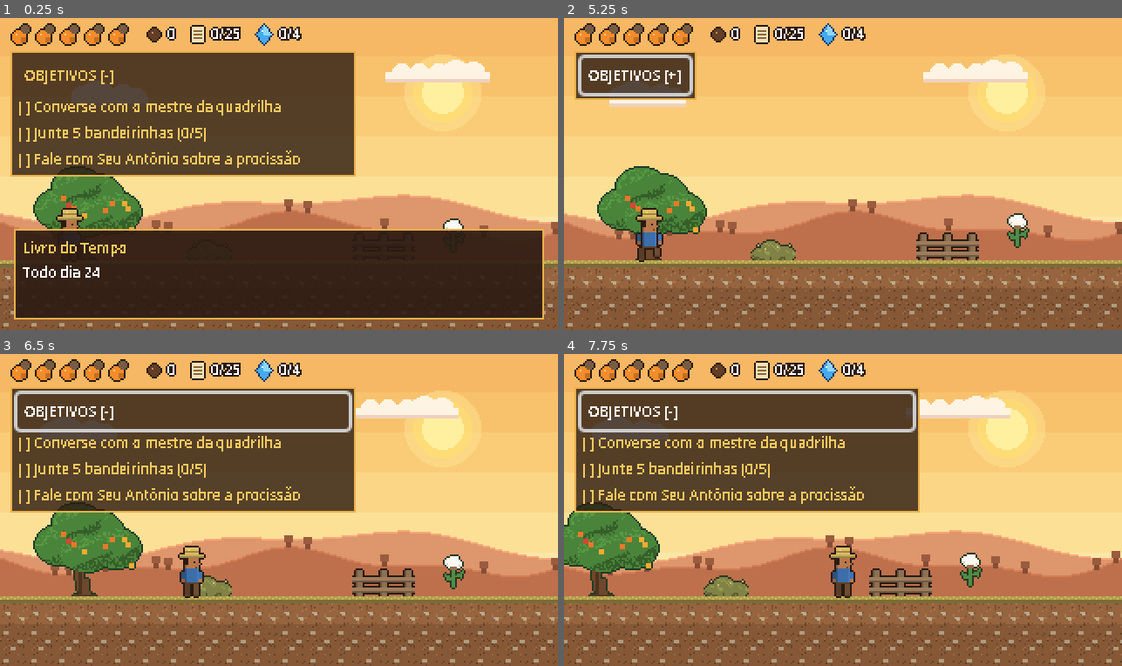
Above: before the commit, frames 1-4 (two rows, left to right).
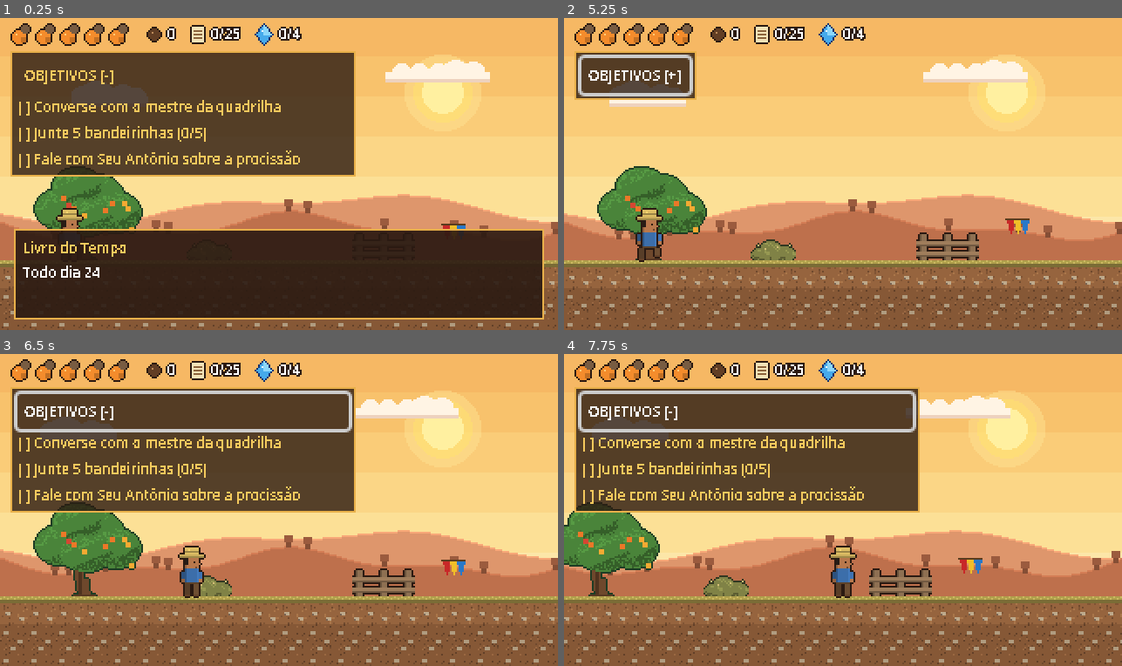
Above: after the commit, the same moments.

Repository: helicleiton/horizonte-jornada-no-tempo
Game: Godot game, scene res://scenes/levels/fase7.tscn
The game is run twice, just before and just after one commit, with the same random seed, the same clock (stepped at 60 frames per second) and the same inputs. This scene is started directly instead of the project's main scene.
Inputs (mouse positions are in pixels of both pictures, inside the frame that each line leads up to):
- Up to frame 1 (0.25 s): no input
- Up to frame 2 (5.25 s): click "OBJETIVOS [-]" at 0.5 s; click "OBJETIVOS [+]" at 1.25 s; tap Enter at 2, 5.1 s; move the mouse to (965, 158) at 2.02 s; hold D (mover_direita) 2.03-2.75 s; hold Tab (almanaque) 2.03-2.75 s; click (965, 158) at 2.17 s; tap Space (pular) at 2.27 s; drag from (731, 189) to (630, 236) at 2.77 s; move the mouse to (898, 105) at 3.52 s; hold A (mover_esquerda) 3.53-4.25 s; hold E (interagir) 3.53-4.25 s; tap Tab (almanaque) at 3.8 s; drag from (815, 236) to (1015, 236) at 4.27 s; move the mouse to (1010, 220) at 5.02 s; hold D (mover_direita) from 5.03 s (still down); hold Tab (almanaque) from 5.03 s (still down)
- Up to frame 3 (6.5 s): tap Space (pular) at 5.27 s; release D (mover_direita) at 5.75 s; release Tab (almanaque) at 5.75 s; drag from (111, 463) to (195, 432) at 5.77 s
- Up to frame 4 (7.75 s): move the mouse to (870, 510) at 6.52 s; hold D (mover_direita) 6.53-7.25 s; hold Tab (almanaque) 6.53-7.25 s; tap F at 6.6 s; click (870, 510) at 6.67 s; drag from (759, 432) to (865, 572) at 7.27 s

The runs differ from the first frame. In frame 1, 0.1% of the frame differs, in the area x 79-84%, y 64-68%; in frame 2, 0.3%; in frame 3, 0.3%, in the area x 79-84%, y 64-76%; in frame 4, 0.3%.

Commit message:
Fase 8 (dirigindo pela cidade com o Demutran), ícone das bandeirinhas e ligação da festa à fase do carro
Co-Authored-By: Claude Haiku 5.5 <noreply@anthropic.com>

Diff:
--- /dev/null
+++ b/data/dialogos_fase8.json
@@ -0,0 +1,145 @@
+{
+ "abertura": {
+  "nome": "Livro do Tempo",
+  "inicio": "a1",
+  "nos": {
+   "a1": {
+    "quem": "Livro do Tempo",
+    "fala": "Agora você vai dirigir pela cidade. Acelere com a seta para a direita e freie com a seta para a esquerda.",
+    "proximo": "a2"
+   },
+   "a2": {
+    "quem": "{nome}",
+    "fala": "Cuidado com os cones na pista!",
+    "proximo": null
+   }
+  }
+ },
+ "agente_demutran": {
+  "nome": "Agente do Demutran",
+  "inicio": "inicio",
+  "nos": {
+   "inicio": {
+    "fala": "Sou agente do DEMUTRAN, o Departamento Municipal de Trânsito e Transporte de Horizonte. Oriento motoristas e pedestres e fiscalizo as ruas.",
+    "proximo": "i2"
+   },
+   "i2": {
+    "fala": "Quer saber mais?",
+    "opcoes": [
+     {
+      "texto": "Quem o Demutran faz parte?",
+      "proximo": "p1"
+     },
+     {
+      "texto": "O que vocês fazem na cidade?",
+      "proximo": "p2"
+     },
+     {
+      "texto": "Obrigado, agente",
+      "flag": "falou_agente",
+      "proximo": null
+     }
+    ]
+   },
+   "p1": {
+    "fala": "O Demutran faz parte da Secretaria de Segurança, Cidadania, Trânsito e Transporte da Prefeitura.",
+    "proximo": "i2"
+   },
+   "p2": {
+    "fala": "Fazemos blitze educativas, como as do Carnaval, e cuidamos da sinalização das ruas.",
+    "proximo": "i2"
+   }
+  }
+ },
+ "quiz_transito": {
+  "nome": "Agente do Demutran",
+  "inicio": "inicio",
+  "condicoes": [
+   {
+    "flag": "quiz_transito_ok",
+    "no": "ja"
+   }
+  ],
+  "nos": {
+   "inicio": {
+    "fala": "Vamos a três perguntas sobre trânsito. Errou, eu repito com uma dica.",
+    "proximo": "q1"
+   },
+   "q1": {
+    "fala": "Qual órgão cuida do trânsito municipal em Horizonte?",
+    "opcoes": [
+     {
+      "texto": "O DEMUTRAN",
+      "proximo": "q2"
+     },
+     {
+      "texto": "A Secretaria de Educação",
+      "proximo": "e1"
+     },
+     {
+      "texto": "A Câmara dos Vereadores",
+      "proximo": "e1"
+     }
+    ]
+   },
+   "e1": {
+    "fala": "Não é esse. Pense no departamento que cuida das ruas e dos motoristas.",
+    "proximo": "q1"
+   },
+   "q2": {
+    "fala": "Diante de uma faixa de pedestres, o que o motorista deve fazer?",
+    "opcoes": [
+     {
+      "texto": "Acelerar para passar logo",
+      "proximo": "e2"
+     },
+     {
+      "texto": "Dar passagem ao pedestre",
+      "proximo": "q3"
+     },
+     {
+      "texto": "Buzinar para ele sair",
+      "proximo": "e2"
+     }
+    ]
+   },
+   "e2": {
+    "fala": "Quase! A faixa é do pedestre. Reduza e espere ele atravessar.",
+    "proximo": "q2"
+   },
+   "q3": {
+    "fala": "E ao ver um cone na pista?",
+    "opcoes": [
+     {
+      "texto": "Reduzir e desviar com cuidado",
+      "flag": "quiz_transito_ok",
+      "proximo": "fim"
+     },
+     {
+      "texto": "Passar em alta velocidade",
+      "proximo": "e3"
+     },
+     {
+      "texto": "Parar no meio da pista",
+      "proximo": "e3"
+     }
+    ]
+   },
+   "e3": {
+    "fala": "Não é isso. O cone sinaliza perigo: reduza e desvie com segurança.",
+    "proximo": "q3"
+   },
+   "fim": {
+    "fala": "Você acertou tudo! Dirija sempre com cuidado.",
+    "recompensa": {
+     "sementes": 10
+    },
+    "proximo": null
+   },
+   "ja": {
+    "fala": "Você já respondeu o quiz. Boa viagem!",
+    "proximo": null
+   }
+  }
+ }
+}
--- a/scenes/levels/fase7.tscn
+++ b/scenes/levels/fase7.tscn
@@ -97,6 +97,7 @@
 [node name="HUD" type="CanvasLayer" parent="."]
 script = ExtResource("6")
 fase = 8
+proxima_cena = "res://scenes/levels/fase_carro.tscn"
 
 [node name="Mestre" parent="." instance=ExtResource("3")]
 position = Vector2(480, 160)
@@ -126,26 +127,31 @@
 position = Vector2(260, 145)
 tipo = 1
 id = "bandeirinha"
+imagem = "res://assets/sprites/bandeirinha.png"
 
 [node name="Bandeirinha2" parent="." instance=ExtResource("4")]
 position = Vector2(420, 145)
 tipo = 1
 id = "bandeirinha"
+imagem = "res://assets/sprites/bandeirinha.png"
 
 [node name="Bandeirinha3" parent="." instance=ExtResource("4")]
 position = Vector2(600, 145)
 tipo = 1
 id = "bandeirinha"
+imagem = "res://assets/sprites/bandeirinha.png"
 
 [node name="Bandeirinha4" parent="." instance=ExtResource("4")]
 position = Vector2(760, 145)
 tipo = 1
 id = "bandeirinha"
+imagem = "res://assets/sprites/bandeirinha.png"
 
 [node name="Bandeirinha5" parent="." instance=ExtResource("4")]
 position = Vector2(1040, 145)
 tipo = 1
 id = "bandeirinha"
+imagem = "res://assets/sprites/bandeirinha.png"
 
 [node name="Xique1" parent="." instance=ExtResource("5")]
 position = Vector2(680, 160)
--- /dev/null
+++ b/scenes/levels/fase_carro.tscn
@@ -0,0 +1,11 @@
+[gd_scene format=3]
+
+[ext_resource type="Script" path="res://scripts/levels/carro_cidade.gd" id="1"]
+[ext_resource type="Script" path="res://scripts/ui/hud.gd" id="2"]
+
+[node name="DirigindoPelaCidade" type="Node2D"]
+script = ExtResource("1")
+
+[node name="HUD" type="CanvasLayer" parent="."]
+script = ExtResource("2")
+fase = 9
--- /dev/null
+++ b/scripts/levels/carro_cidade.gd
@@ -0,0 +1,101 @@
+extends Node2D
+## Fase 9 — "Dirigindo pela cidade". O jogador dirige um carro numa rua de Horizonte.
+## Acelerar e frear com as setas (ou A e D). Os cones são obstáculos; os agentes do
+## Demutran aparecem pela pista e conversam quando o carro passa por eles.
+
+const LIMITE := 1500.0
+const VEL_MAX := 150.0
+const DIALOGOS := "res://data/dialogos_fase8.json"
+
+var _x := 40.0
+var _velocidade := 0.0
+var _camera: Camera2D
+var _cones := [220.0, 480.0, 640.0, 930.0, 1180.0]
+var _atingidos := {}
+var _gatilhos := {
+	300.0: ["agente_demutran"],
+	760.0: ["quiz_transito"],
+}
+var _disparados := {}
+var _destino_marcado := false
+var _piscar := 0.0
+
+
+func _ready() -> void:
+	GameState.restaurar_cajus()
+	_camera = Camera2D.new()
+	_camera.limit_left = 0
+	_camera.limit_right = int(LIMITE)
+	_camera.limit_top = 0
+	_camera.limit_bottom = 200
+	add_child(_camera)
+	_camera.make_current()
+	AudioManager.tocar_musica(MusicaFase.caminho(), -9.0)
+	AudioManager.tocar_ambiente("res://assets/audio/ambiente/dia_sertao.ogg", -15.0)
+	DialogueBox.iniciar(DIALOGOS, "abertura")
+
+
+func _physics_process(delta: float) -> void:
+	if not DialogueBox.ativo:
+		if Input.is_action_pressed("mover_direita"):
+			_velocidade = minf(_velocidade + 220.0 * delta, VEL_MAX)
+		elif Input.is_action_pressed("mover_esquerda"):
+			_velocidade = maxf(_velocidade - 220.0 * delta, -40.0)
+		else:
+			_velocidade = move_toward(_velocidade, 0.0, 120.0 * delta)
+	else:
+		_velocidade = move_toward(_velocidade, 0.0, 300.0 * delta)
+	_x = clampf(_x + _velocidade * delta, 0.0, LIMITE)
+	_camera.position = Vector2(_x + 16.0, 90.0)
+	_verificar_eventos()
+	_piscar += delta
+	queue_redraw()
+
+
+## Batidas nos cones e gatilhos de conversa ao passar pelos agentes.
+func _verificar_eventos() -> void:
+	for cone in _cones:
+		if not _atingidos.has(cone) and absf(_x - cone) < 10.0:
+			_atingidos[cone] = true
+			GameState.perder_caju()
+			_velocidade = 0.0
+	for pos in _gatilhos:
+		if not _disparados.has(pos) and _x >= pos:
+			_disparados[pos] = true
+			var id: String = _gatilhos[pos][0]
+			DialogueBox.iniciar(DIALOGOS, id)
+	if not _destino_marcado and _x >= LIMITE - 20.0:
+		_destino_marcado = true
+		GameState.set_flag("chegou_destino")
+
+
+func _draw() -> void:
+	# Céu e casas ao fundo
+	draw_rect(Rect2(0, 0, LIMITE, 110), Color("e9b77a"))
+	for i in 30:
+		var x := i * 52.0
+		var altura := 30.0 + float((i * 37) % 40)
+		draw_rect(Rect2(x, 110 - altura, 36, altura), Color("7a6258"))
+		for j in 3:
+			draw_rect(Rect2(x + 8, 110 - altura + 8 + j * 12, 4, 4), Color("f4c95d"))
+	# Calçada e rua
+	draw_rect(Rect2(0, 110, LIMITE, 14), Color("b9a08a"))
+	draw_rect(Rect2(0, 124, LIMITE, 60), Color("4a4442"))
+	for i in 60:
+		draw_rect(Rect2(i * 26.0, 150, 12, 3), Color("f4c95d"))
+	# Cones
+	for cone in _cones:
+		draw_rect(Rect2(cone - 3, 136, 6, 12), Color("e8702a"))
+	# Gatilhos (agentes)
+	for pos in _gatilhos:
+		draw_rect(Rect2(pos - 4, 100, 8, 24), Color("2b6cb0"))
+	# Destino
+	draw_rect(Rect2(LIMITE - 20, 110, 6, 40), Color("f4f4f4"))
+	# Carro
+	var y := 124.0
+	draw_rect(Rect2(_x - 16, y - 10, 32, 12), Color("c0392b"))
+	draw_rect(Rect2(_x - 9, y - 16, 18, 7), Color("8e2a20"))
+	draw_rect(Rect2(_x - 13, y + 1, 8, 6), Color("1a1a1a"))
+	draw_rect(Rect2(_x + 5, y + 1, 8, 6), Color("1a1a1a"))
+	if _velocidade < -1.0 or _piscar > 0.5:
+		draw_rect(Rect2(_x - 17, y - 8, 2, 2), Color("ffe08a"))
--- a/scripts/objetos/coletavel.gd
+++ b/scripts/objetos/coletavel.gd
@@ -22,6 +22,8 @@
 ## Número da fase (tipo FRAGMENTO).
 @export var fase := 1
 @export var flutuar := true
+## Imagem própria (ex.: bandeirinha). Vazio = ícone padrão do tipo.
+@export_file("*.png") var imagem := ""
 
 var _tempo := 0.0
 var _y_inicial := 0.0
@@ -31,7 +33,7 @@
 func _ready() -> void:
 	_y_inicial = position.y
 	_tempo = randf() * TAU
-	var caminho := "res://assets/sprites/%s.png" % SPRITES[tipo]
+	var caminho := imagem if imagem != "" else "res://assets/sprites/%s.png" % SPRITES[tipo]
 	if ResourceLoader.exists(caminho):
 		_sprite = Sprite2D.new()
 		_sprite.texture = load(caminho)
--- a/scripts/ui/hud.gd
+++ b/scripts/ui/hud.gd
@@ -13,10 +13,11 @@
 	4: "Você restaurou o último Fragmento de Memória. A próxima parada é a cidade de hoje.",
 	6: "Você viu como Horizonte se reinventou no século XXI. A próxima parada são as águas de Horizonte.",
 	7: "Você conheceu as águas de Horizonte. A próxima parada é a festa de São João.",
-	8: "Você viveu a festa de São João de Horizonte. Esta é a última fase do protótipo.",
+	8: "Você viveu a festa de São João de Horizonte. A próxima parada é o trânsito da cidade.",
+	9: "Você dirigiu pela cidade e conheceu o trabalho do Demutran. Esta é a última fase do protótipo.",
 	5: "Você viu como nasceu a primeira eleição de Horizonte. A próxima parada são os anos 1990.",
 }
-const ROTULO_FASE := {5: "2b", 6: "5", 7: "6", 8: "7"}
+const ROTULO_FASE := {5: "2b", 6: "5", 7: "6", 8: "7", 9: "8"}
 
 var _paginas := {}
 var _barra_cajus: BarraCajus
--- a/scripts/ui/menu_inicial.gd
+++ b/scripts/ui/menu_inicial.gd
@@ -18,6 +18,7 @@
 const FASE_5 := "res://scenes/levels/fase5.tscn"
 const FASE_6 := "res://scenes/levels/fase6.tscn"
 const FASE_7 := "res://scenes/levels/fase7.tscn"
+const FASE_CARRO := "res://scenes/levels/fase_carro.tscn"
 
 ## Nome de cada fase, como aparece na lista de fases do menu.
 const FASES := [
@@ -29,6 +30,7 @@
 	[FASE_5, "5 · A cidade que se reinventa (2000–hoje)"],
 	[FASE_6, "6 · As águas de Horizonte"],
 	[FASE_7, "7 · A festa de São João"],
+	[FASE_CARRO, "8 · Dirigindo pela cidade (Demutran)"],
 ]
 
 
--- a/scripts/ui/painel_objetivos.gd
+++ b/scripts/ui/painel_objetivos.gd
@@ -86,6 +86,8 @@
 			return _objetivos_fase6()
 		8:
 			return _objetivos_fase7()
+		9:
+			return _objetivos_fase8()
 	return _objetivos_fase1()
 
 
@@ -103,6 +105,14 @@
 		{"texto": "Converse com o mestre da quadrilha", "feito": GameState.get_flag("falou_mestre")},
 		{"texto": "Junte 5 bandeirinhas (%d/5)" % mini(bandeirinhas, 5), "feito": GameState.get_flag("entregou_bandeirinhas")},
 		{"texto": "Fale com Seu Antônio sobre a procissão", "feito": GameState.get_flag("falou_antonio")},
+	]
+
+
+func _objetivos_fase8() -> Array[Dictionary]:
+	return [
+		{"texto": "Converse com o agente do Demutran", "feito": GameState.get_flag("falou_agente")},
+		{"texto": "Responda às perguntas de trânsito", "feito": GameState.get_flag("quiz_transito_ok")},
+		{"texto": "Chegue ao fim da rua", "feito": GameState.get_flag("chegou_destino")},
 	]
 
 
--- /dev/null
+++ b/scripts/util/musica_fase.gd
@@ -0,0 +1,10 @@
+class_name MusicaFase
+extends RefCounted
+## Caminho da trilha da fase: o hino de Horizonte quando o arquivo existir.
+
+const HINO := "res://assets/audio/musica/hino_horizonte.ogg"
+const BAIAO := "res://assets/audio/musica/fase1_baiao.ogg"
+
+
+static func caminho() -> String:
+	return HINO if ResourceLoader.exists(HINO) else BAIAO
--- /dev/null
+++ b/tests/smoke_carro.gd
@@ -0,0 +1,40 @@
+extends Node
+## Teste de fumaça da fase de carro: diálogos disparam ao passar pelos agentes.
+## Rodar: godot --headless --path . res://tests/smoke_carro.tscn
+
+var falhas := 0
+
+func check(cond: bool, msg: String) -> void:
+	print(("OK   " if cond else "FALHA ") + msg)
+	if not cond:
+		falhas += 1
+
+func frames(n: int) -> void:
+	for i in n:
+		await get_tree().physics_frame
+
+func _ready() -> void:
+	var gs: Node = get_tree().root.get_node("GameState")
+	var db: Node = get_tree().root.get_node("DialogueBox")
+	var fase: Node = load("res://scenes/levels/fase_carro.tscn").instantiate()
+	get_tree().root.add_child.call_deferred(fase)
+	await frames(10)
+	check(db.ativo and db._id == "abertura", "abertura do carro inicia")
+	for i in 2:
+		db._terminar_fala()
+		db._ir_para(db._no_atual.get("proximo"))
+	check(not db.ativo, "abertura termina")
+	fase._x = 301.0
+	await frames(3)
+	check(db.ativo and db._id == "agente_demutran", "agente do Demutran conversa ao passar")
+	db._encerrar()
+	fase._x = 761.0
+	await frames(3)
+	check(db.ativo and db._id == "quiz_transito", "quiz de trânsito começa ao passar")
+	db._encerrar()
+	fase._x = 1499.0
+	await frames(3)
+	check(gs.get_flag("chegou_destino"), "chegar ao fim da rua marca o objetivo")
+
+	print("---- falhas: %d" % falhas)
+	get_tree().quit(falhas)
--- /dev/null
+++ b/tests/smoke_carro.tscn
@@ -0,0 +1,6 @@
+[gd_scene format=3]
+
+[ext_resource type="Script" path="res://tests/smoke_carro.gd" id="1"]
+
+[node name="SmokeCarro" type="Node"]
+script = ExtResource("1")
Binary file added: assets/sprites/bandeirinha.png
Not shown, added: assets/sprites/bandeirinha.png.import
Not shown, added: scripts/levels/carro_cidade.gd.uid
Not shown, added: scripts/util/musica_fase.gd.uid
Not shown, added: tests/smoke_carro.gd.uid
